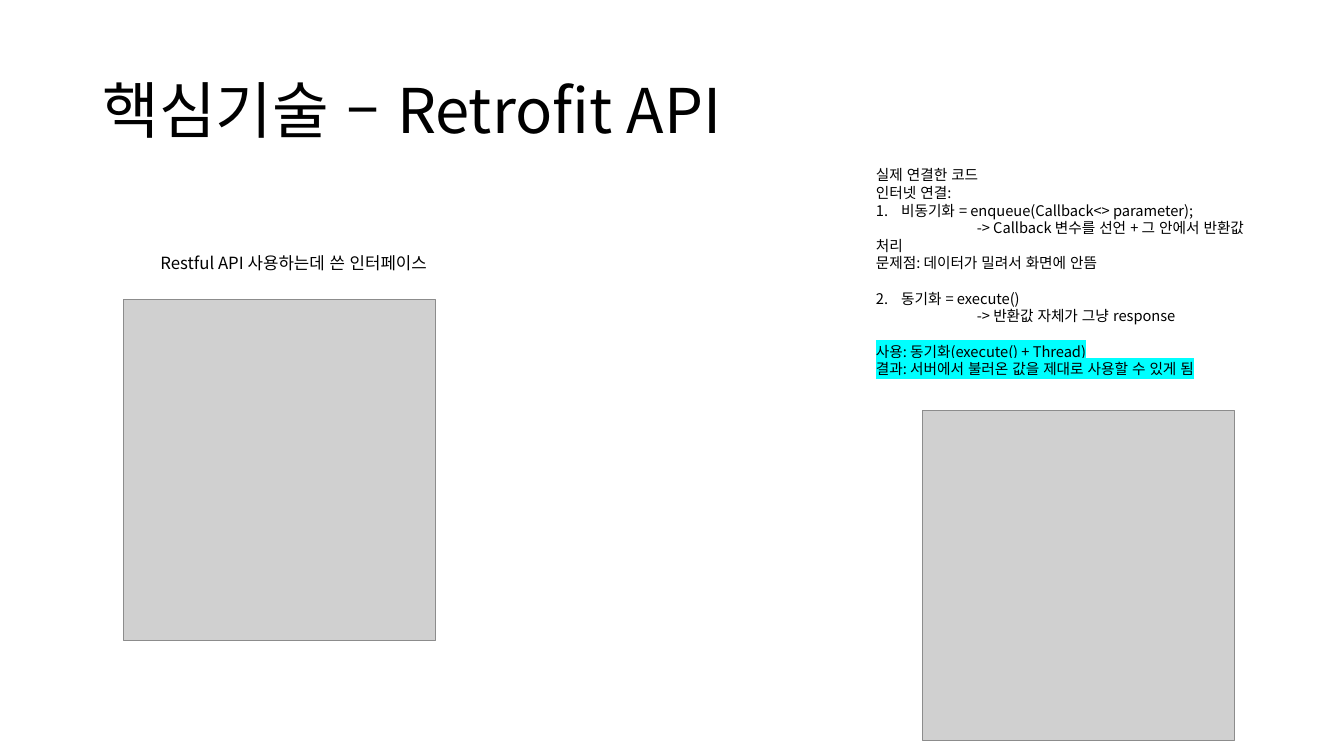
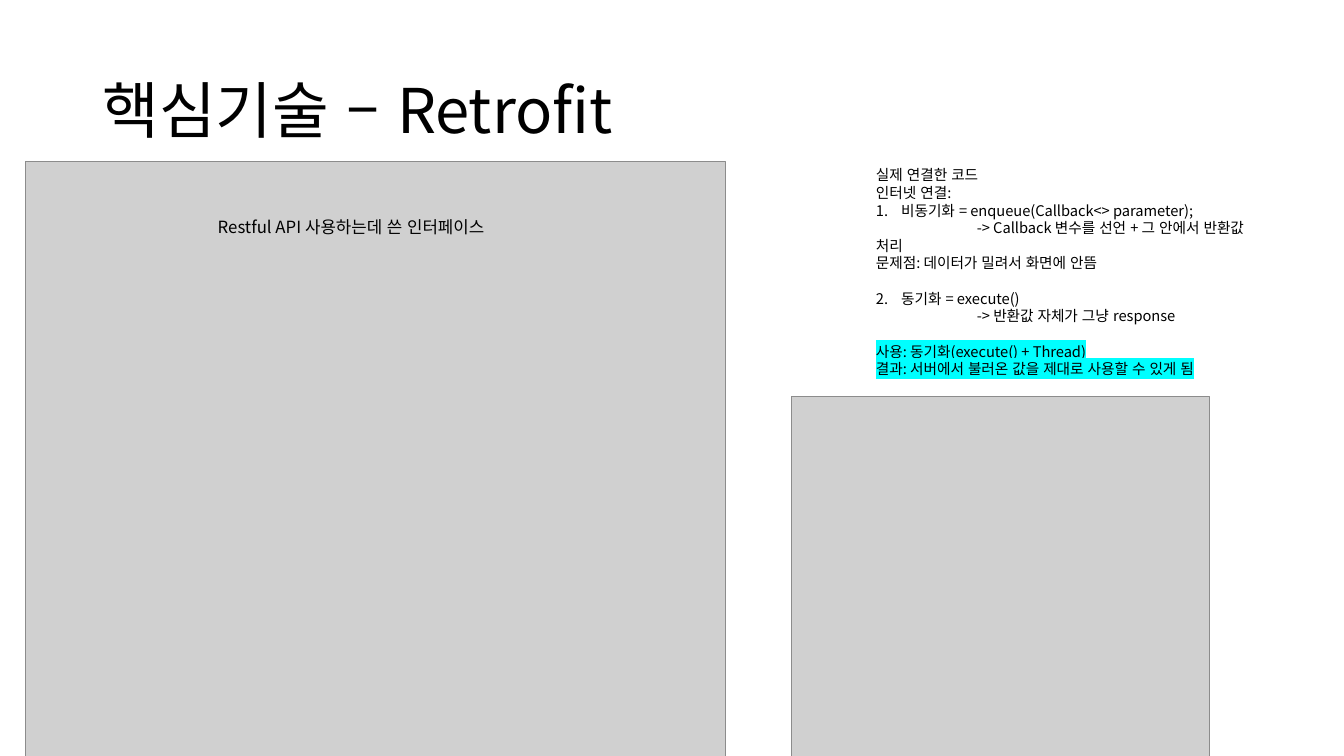
Before and after one commit to VanSubstance/doubleSlash_06, a slide deck: slide 4 of Datas/미니프로젝트 개발발표.pptx. Drawn at 1344x756 pixels with LibreOffice and Linux fonts; fonts in the diff are those of the drawing; grey boxes stand for pictures. Boxes give left, top, right and bottom in pixels: in the first picture for what was removed or moved away, otherwise in the second. Text is boxed around its words. In the diff, an @@ line names an element or a change of style, - is before the commit and + after.

```diff
--- a/Datas/미니프로젝트 개발발표.pptx
+++ b/Datas/미니프로젝트 개발발표.pptx
@@ title at [102, 82, 613, 138]: text changed @@
-핵심기술 – Retrofit API
+핵심기술 – Retrofit
@@ picture: place and size @@
-picture at [123, 299, 436, 640]
+picture at [25, 161, 725, 756]
@@ text "Restful API 사용하는데 쓴 인터페이스": place and size @@
-text "Restful API 사용하는데 쓴 인터페이스" at [160, 255, 427, 271]
+text "Restful API 사용하는데 쓴 인터페이스" at [218, 219, 484, 235]
@@ picture: place and size @@
-picture at [923, 410, 1235, 740]
+picture at [791, 396, 1210, 756]
```
Also in this commit, not shown: 2 other slides changed, 3 other files.
